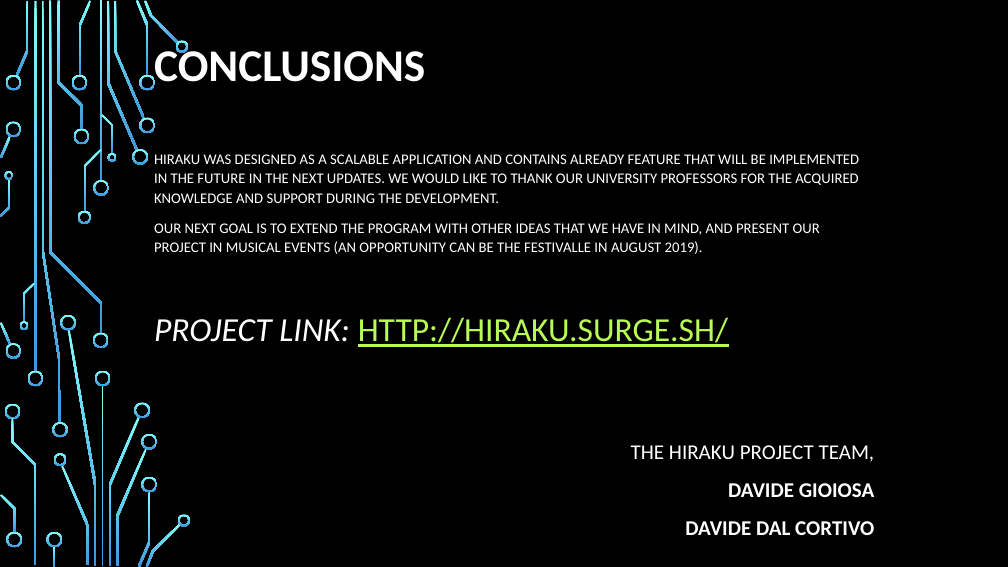
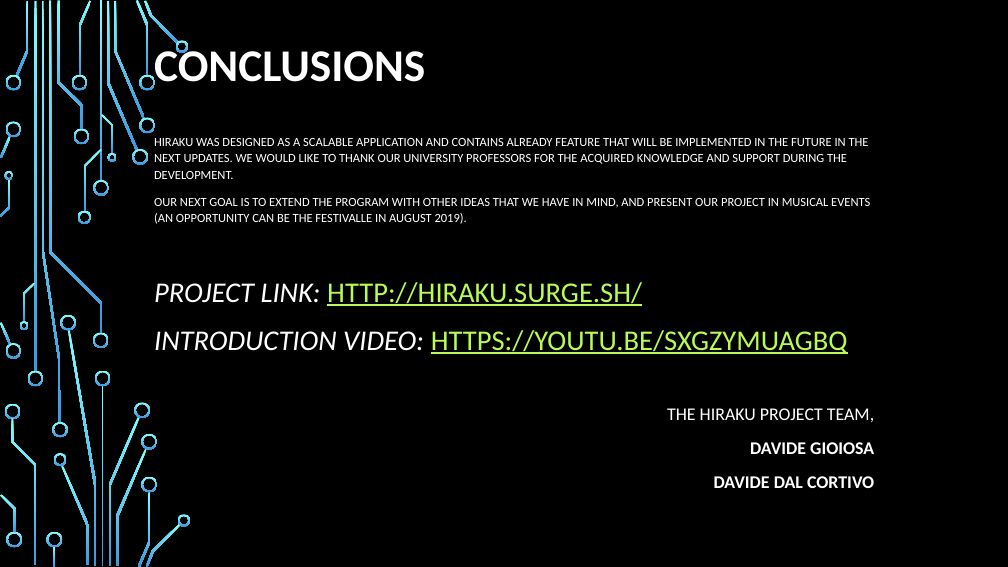
Before and after one commit to DavideGioiosa/Hiraku, a slide deck: slide 20 of hiraku-pp.pptx. Drawn at 1008x567 pixels with LibreOffice and Linux fonts; fonts in the diff are those of the drawing; background and template pictures are left out. Boxes give left, top, right and bottom in pixels: in the first picture for what was removed or moved away, otherwise in the second. Text is boxed around its words. In the diff, an @@ line names an element or a change of style, - is before the commit and + after.

Commit message:
update powerpoint

```diff
--- a/hiraku-pp.pptx
+++ b/hiraku-pp.pptx
@@ subtitle "HIRAKU WAS DESIGNED AS A ...": place and size @@
-subtitle "HIRAKU WAS DESIGNED AS A ..." at [154,154,875,535]
+subtitle "HIRAKU WAS DESIGNED AS A ..." at [154,138,874,488]
@@ subtitle at [154,138,874,488]: size 14 to 11.9 pt in "HIRAKU WAS DESIGNED AS A SCALABLE APPLICATION ...", "OUR NEXT GOAL IS TO EXTEND THE ..."; size 32 to 27.2 pt in "PROJECT LINK: HTTP://HIRAKU.SURGE.SH/"; size 20 to 17 pt in "THE HIRAKU PROJECT TEAM,", "DAVIDE GIOIOSA", "DAVIDE DAL CORTIVO" @@
@@ subtitle at [154,330,848,354]: paragraph added @@
+INTRODUCTION VIDEO: HTTPS://YOUTU.BE/SXGZYMUAGBQ
```
Also in this commit, not shown: 1 other file.
